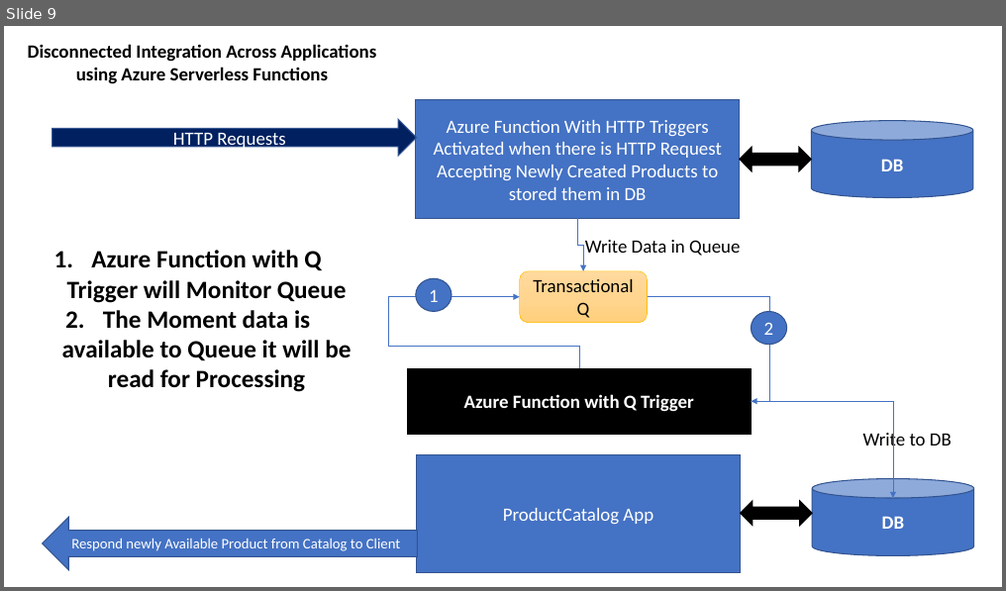
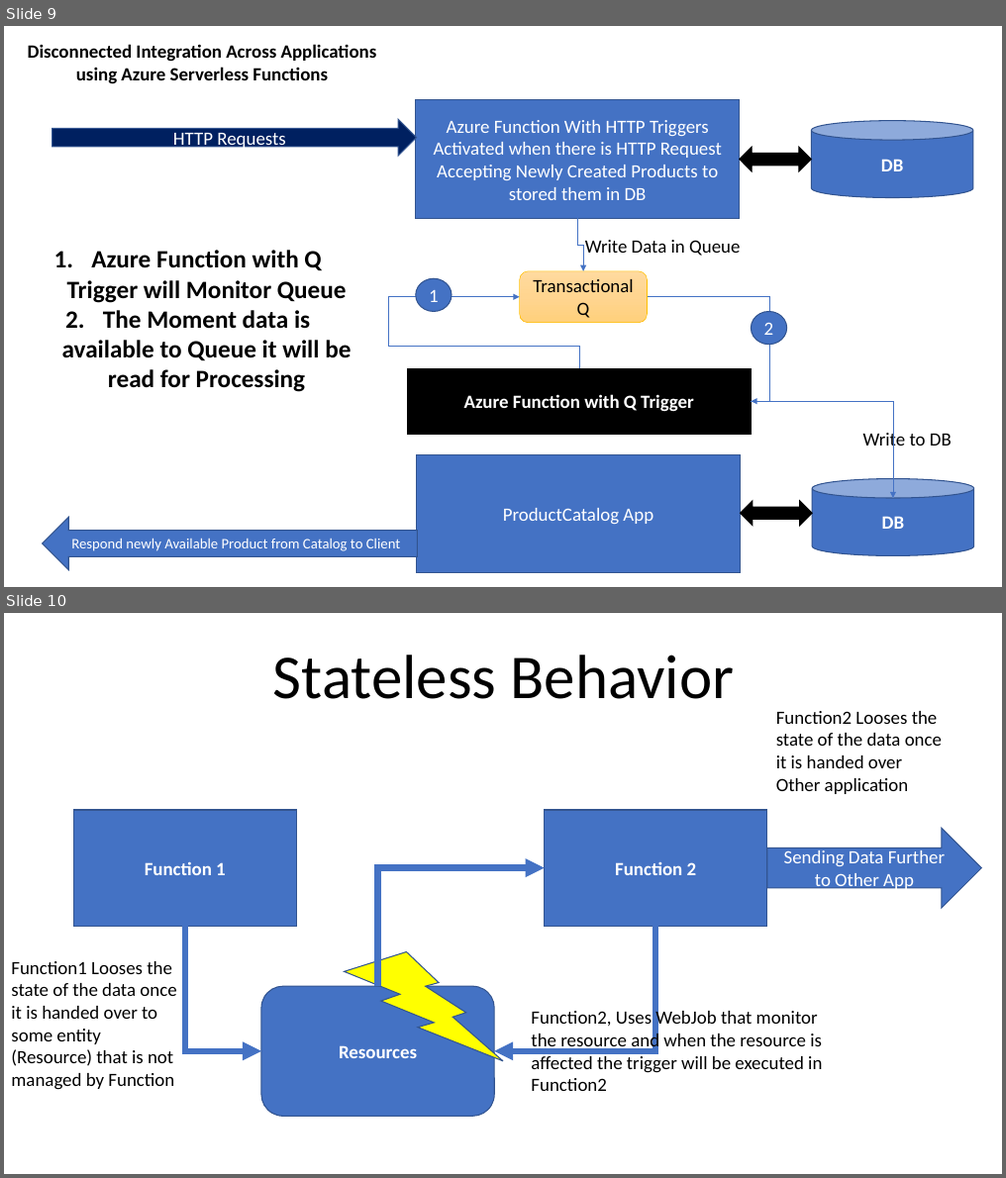
Before and after one commit to maheshsabnis/FunctionMay, a slide deck: Training_Images.pptx. Shown one above the other, each under a label of ours: slide 9 before the commit, slides 9 and 10 after it. The pictures are 1006x591 and 1006x1178 pixels, drawn with LibreOffice and Linux fonts; fonts in the diff are those of the drawing. Boxes give left, top, right and bottom in pixels: in the first picture for what was removed or moved away, otherwise in the second. Text is boxed around its words. In the diff, an @@ line names an element or a change of style, - is before the commit and + after.

```diff
--- a/Training_Images.pptx
+++ b/Training_Images.pptx
@@ slide 10 added at (x1=4, y1=613, x2=1002, y2=1174), background #FFFFFF @@
@@ text added at (x1=273, y1=655, x2=735, y2=699), 60 pt, text #000000 @@
+Stateless Behavior
@@ text added at (x1=776, y1=711, x2=942, y2=794), 18 pt, text #000000 @@
+Function2 Looses the state of the data once it is handed over Other application
@@ rectangle added at (x1=73, y1=810, x2=297, y2=926), fill #4472C4, outline #325491 1 pt, 18 pt, text #FFFFFF, bold @@
+Function 1
@@ rectangle added at (x1=545, y1=810, x2=767, y2=926), fill #4472C4, outline #325491 1 pt, 18 pt, text #FFFFFF, bold @@
+Function 2
@@ right arrow added at (x1=767, y1=828, x2=982, y2=908), fill #4472C4, outline #325491 1 pt, 18 pt, text #FFFFFF @@
+Sending Data Further to Other App
@@ elbow arrow added from (377, 986) to (545, 868), #4472C4 6 pt @@
@@ elbow arrow added from (185, 926) to (261, 1052), #4472C4 6 pt @@
@@ elbow arrow added from (656, 926) to (494, 1052), #4472C4 6 pt @@
@@ text added at (x1=11, y1=961, x2=176, y2=1090), 18 pt, text #000000 @@
+Function1 Looses the state of the data once it is handed over to some entity (Resource) that is not managed by Function
@@ lightning bolt added at (x1=344, y1=953, x2=503, y2=1061), fill #FFFF00, outline #325491 1 pt @@
@@ rounded rectangle added at (x1=261, y1=986, x2=494, y2=1116), fill #4472C4, outline #325491 1 pt, 18 pt, text #FFFFFF, bold @@
+Resources
@@ text added at (x1=531, y1=1009, x2=822, y2=1091), 18 pt, text #000000 @@
+Function2, Uses WebJob that monitor the resource and when the resource is affected the trigger will be executed in Function2
```
Also in this commit, not shown: 1 other slide added, 20 other files.
